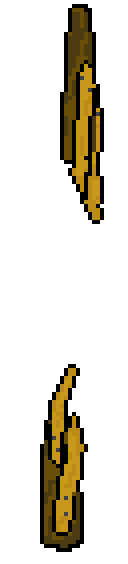
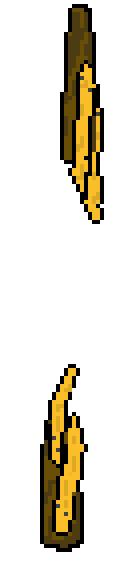
Before/after of a 128 x 564 layered artwork. What changed in the layer stack:
painted on "Layer 1" over [52, 64, 100, 532]
